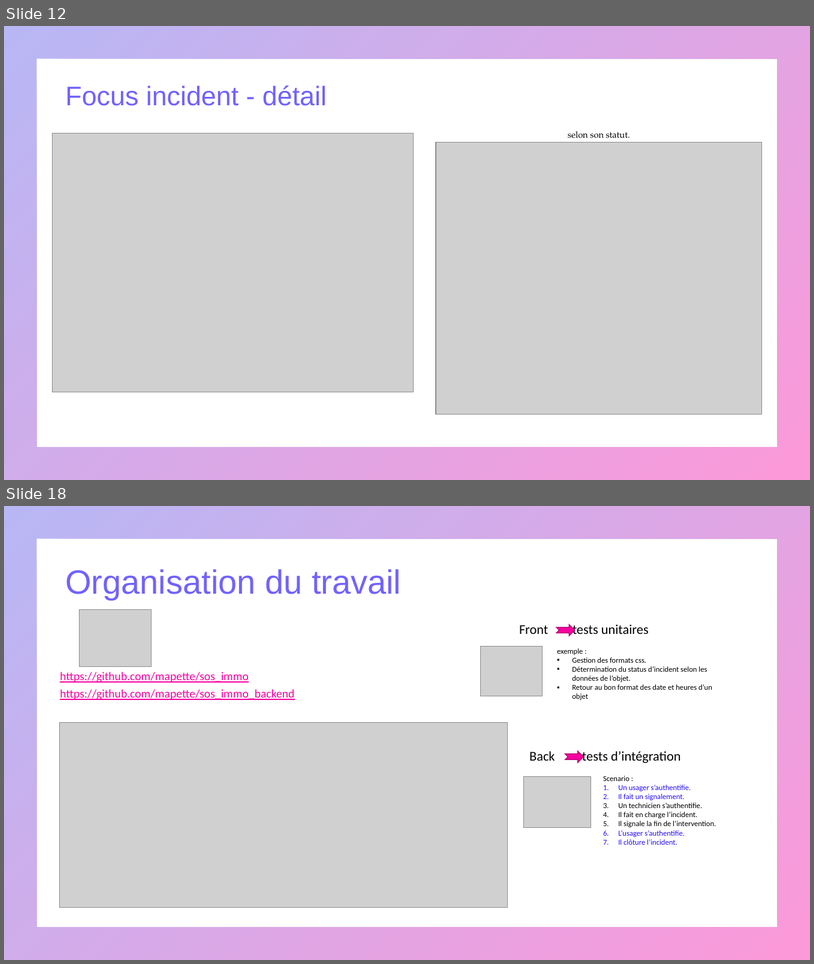
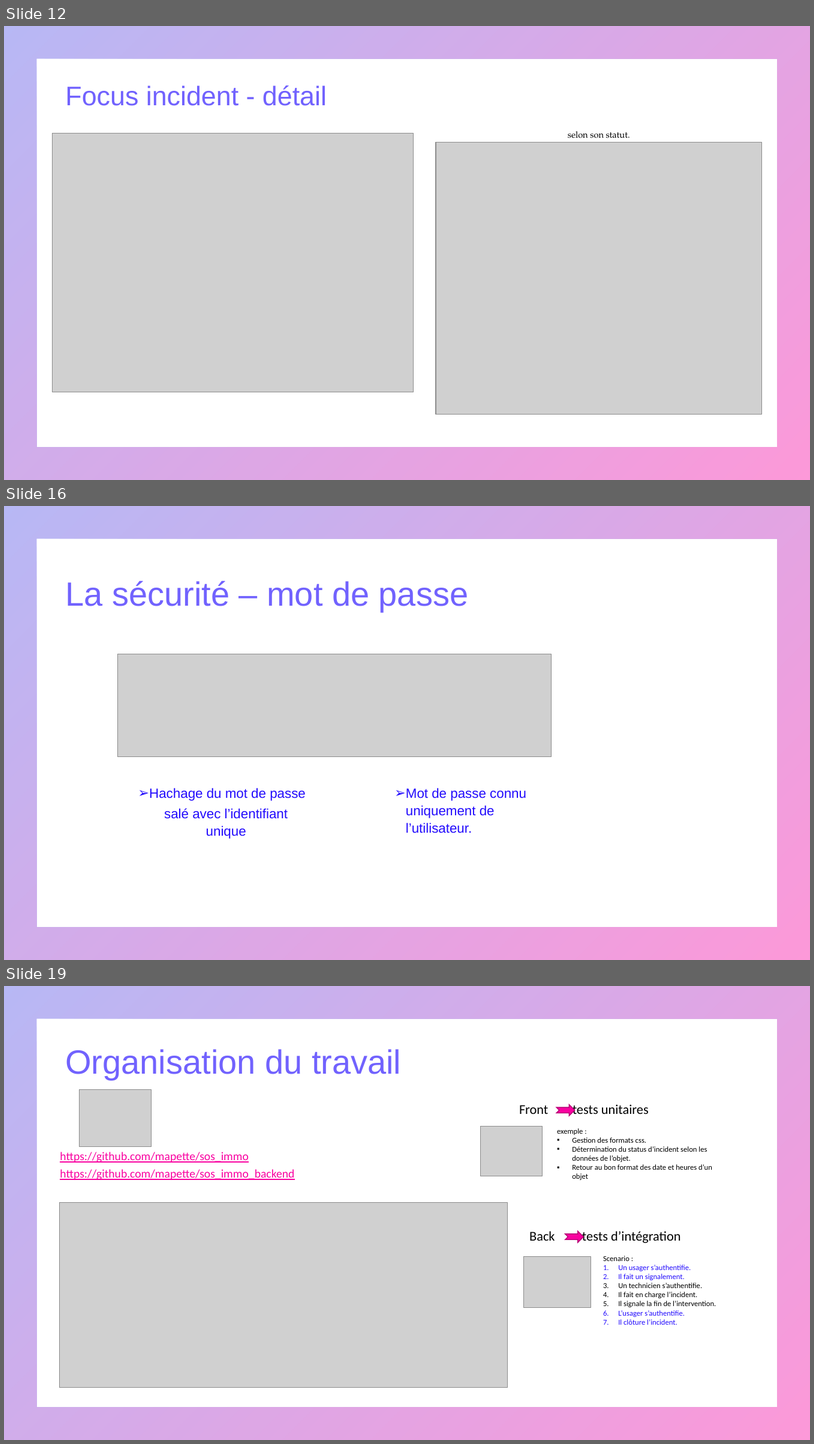
Before and after one commit to mapette/sos_immo_backend, a slide deck: doc/présentation V2.pptx. Shown one above the other, each under a label of ours: slides 12 and 18 before the commit, slides 12, 16 and 19 after it; the slides between them are not shown. The pictures are 814x964 and 814x1444 pixels, drawn with LibreOffice and Linux fonts; fonts in the diff are those of the drawing; grey boxes stand for pictures. Boxes give left, top, right and bottom in pixels: in the first picture for what was removed or moved away, otherwise in the second. Text is boxed around its words. In the diff, an @@ line names an element or a change of style, - is before the commit and + after.

```diff
--- a/doc/présentation V2.pptx
+++ b/doc/présentation V2.pptx
@@ slide 16 added at (4, 506, 810, 960), background #FFFFFF; not listed: 1 template element that a slide beside it also shows @@
@@ title added at (65, 581, 468, 612), 40 pt, text gradient #7162FE to #F900A0 @@
+La sécurité – mot de passe
@@ picture added at (118, 654, 551, 757) @@
@@ text added at (149, 787, 306, 801), 16 pt, text #220BFD @@
+➢ Hachage du mot de passe
@@ text added at (406, 787, 527, 833), 16 pt, text #220BFD @@
+➢ Mot de passe connu uniquement de l’utilisateur.
@@ text added at (164, 808, 288, 838), 16 pt, text #220BFD @@
+salé avec l’identifiant unique
@@ what was slide 18 is now slide 19 @@
```
Also in this commit, not shown: 9 slides changed, 6 other files.
